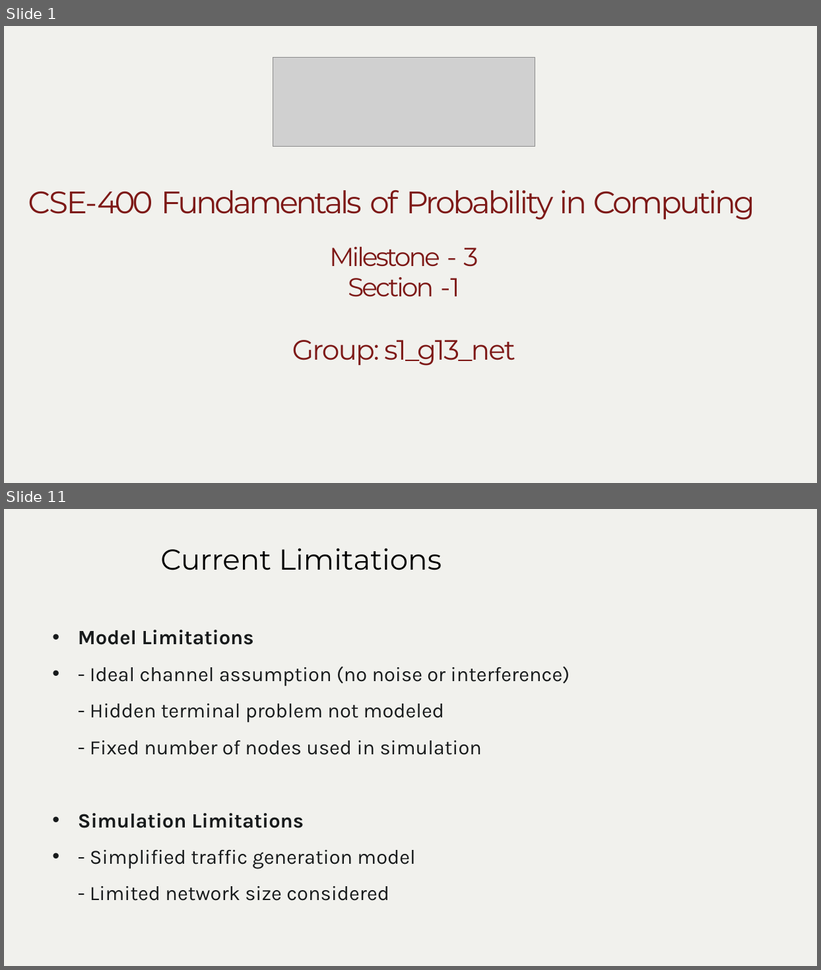
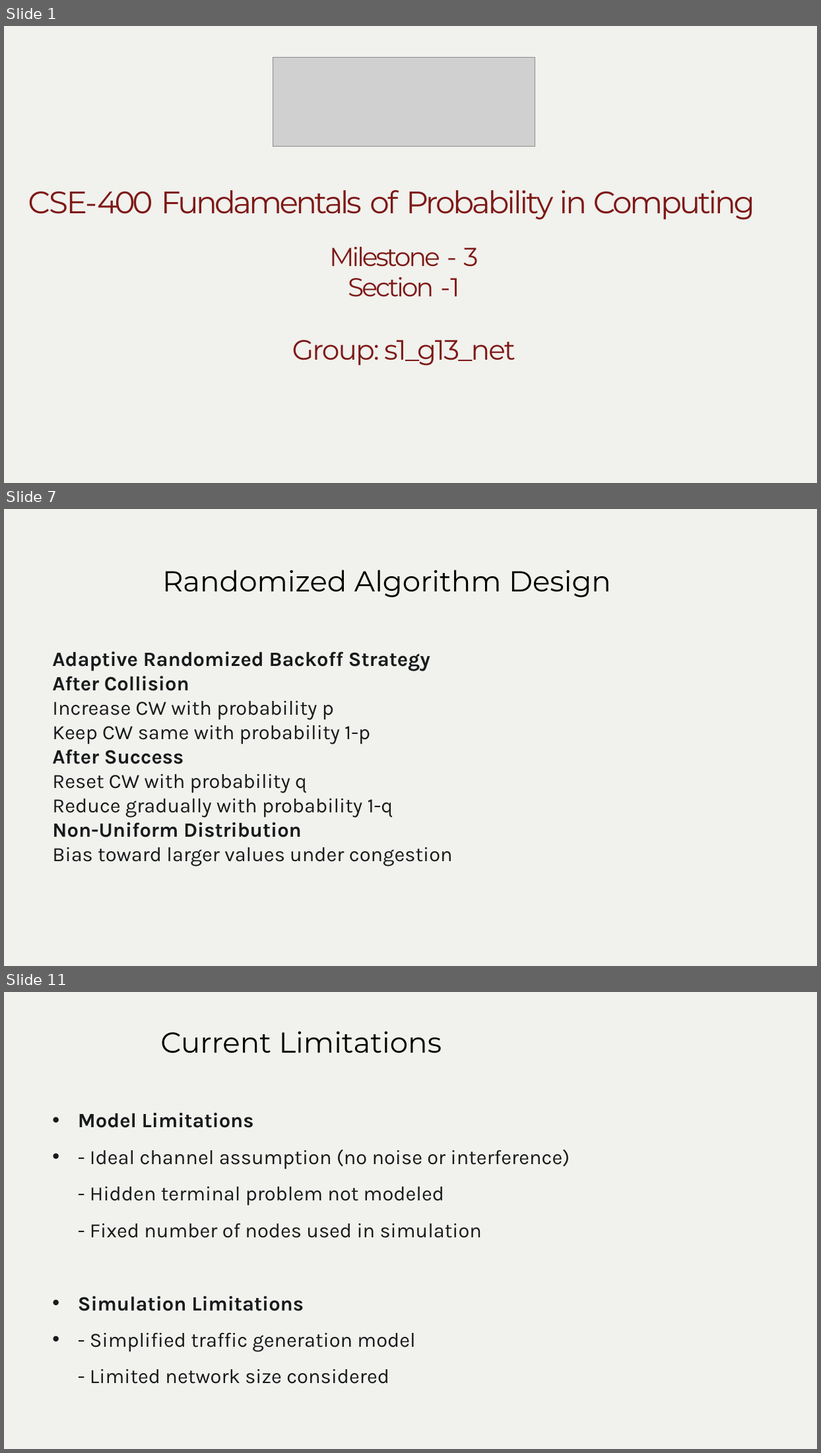
Before and after one commit to pratika719/beb-probabilistic-network-simulator, a slide deck: g13_s1_net/Milestone-3_s1_g13_net/PPT for video/Milestone 3_ppt.pptx. Shown one above the other, each under a label of ours: slides 1 and 11 before the commit, slides 1, 7 and 11 after it; the slides between them are not shown. The pictures are 821x970 and 821x1453 pixels, drawn with LibreOffice and Linux fonts; fonts in the diff are those of the drawing; grey boxes stand for pictures; background and template pictures are left out. Boxes give left, top, right and bottom in pixels: in the first picture for what was removed or moved away, otherwise in the second. Text is boxed around its words. In the diff, an @@ line names an element or a change of style, - is before the commit and + after.

```diff
--- a/g13_s1_net/Milestone-3_s1_g13_net/PPT for video/Milestone 3_ppt.pptx
+++ b/g13_s1_net/Milestone-3_s1_g13_net/PPT for video/Milestone 3_ppt.pptx
@@ slide 7 added at bbox=[4, 509, 817, 966], background #FFFFFF; not listed: 1 template element that a slide beside it also shows @@
@@ title added at bbox=[162, 570, 611, 597], 51 pt, text #000000 @@
+Randomized Algorithm Design
@@ text added at bbox=[52, 652, 453, 867], 36 pt, text #171A1B @@
+Adaptive Randomized Backoff Strategy
+After Collision
+Increase CW with probability p
+Keep CW same with probability 1-p
+After Success
+Reset CW with probability q
+Reduce gradually with probability 1-q
+Non-Uniform Distribution
+Bias toward larger values under congestion
```
Also in this commit, not shown: 6 slides changed, 4 other slides added, 5 slides removed, 3 other files.
